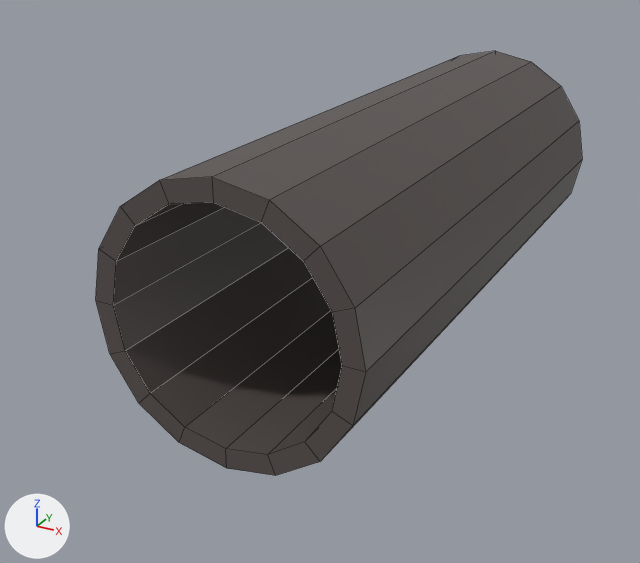
The FBX model Glide/Assets/_Project/Resources/Models/small_tunnel.fbx: old version first, new version second.
Rendered twice from a 50 mm lens placed at (-382.3, -25.7, 12.5), pointed at (-395.3, -2.2, 0.7). The axes (+X, +Y, +Z) are drawn at lower left. The lights are the same throughout. Mesh edges are drawn as thin lines. Where no turn or scale is listed for an object, it has been applied to the vertices.

The first picture shows 'Small_Tunnel'.
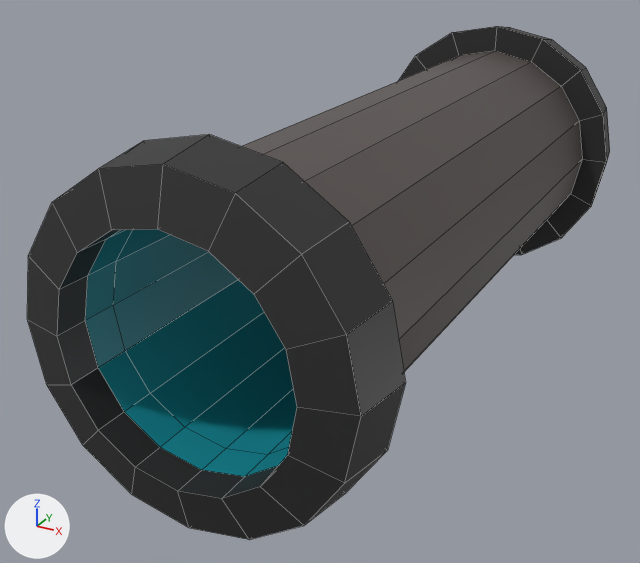
What differs and where, as boxes (x1, y1, x2, y2) in the pictures (640 x 563 px):
'Small_Tunnel', reshaped (20% wider, 21% taller)
    before: (96, 51, 582, 476)
    after: (27, 26, 610, 540)
part 1 of me_cylinder_004, built on
    before: (96, 177, 366, 476)
    after: (27, 26, 610, 540)
part 2 of me_cylinder_004, recoloured (black to cyan)
    both: (113, 229, 297, 454)

Edits to the bpy script that builds the scene:
```text
Add mat_window:
    mat_window = principled_material('Window')
    mat_window.base_color = (0.00501, 0.26, 0.319)  # cyan #108b99
Add mat_metal_2:
    mat_metal_2 = principled_material('Metal 2')
    mat_metal_2.base_color = (0.0254, 0.0254, 0.0254)  # black #2c2c2c
Change me_cylinder_004:
    used by ob_small_tunnel; location = (-393.68, -0.27, 2.71)
    remove me_cylinder_004.from_pydata(...)  # 64 vertices, 64 faces; spans x -3.9..3.9, y -9.8..9.8, z -3.9..3.9
    add me_cylinder_004.from_pydata(...)  # 192 vertices, 192 faces; spans x -4.9..4.9, y -11.8..11.8, z -4.9..4.9
    me_cylinder_004 part 1
    32 faces are deleted
    64 vertices are added at x -4.9..4.9, y -11.5..11.5, z -4.9..4.9
    16 new vertices lie (0.0, -1.0, 0.0) away from vertices in x -3.3..3.3, y -9.8, z -3.3..3.3
    16 new vertices lie (0.0, 1.0, 0.0) away from vertices in x -3.3..3.3, y 9.8, z -3.3..3.3
    16 new vertices lie (0.0, -1.0, 0.0) away from vertices in x -3.3..3.3, y -10.8, z -3.3..3.3
    16 new vertices lie (0.0, 1.0, 0.0) away from vertices in x -3.3..3.3, y 10.8, z -3.3..3.3
    128 new faces join them, mat_metal_2 (black #2c2c2c)
    32 new faces join them, mat_window (cyan #108b99)
    me_cylinder_004 part 2: 16 faces spanning x -3.3..3.3, y -9.8..9.8, z -3.3..3.3 switch from mat_metal_1 (dark grey #574f4d) to mat_window (cyan #108b99)
    add me_cylinder_004.materials.append(mat_metal_2)  # black #2c2c2c
```
